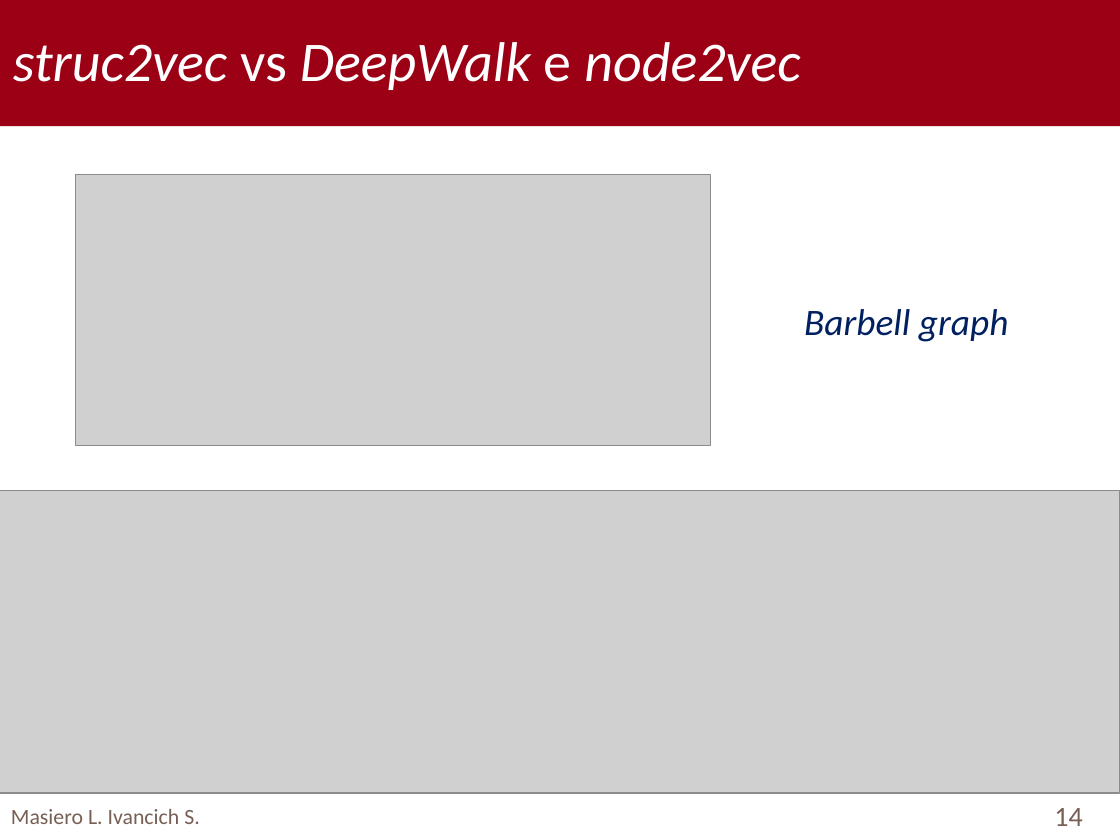
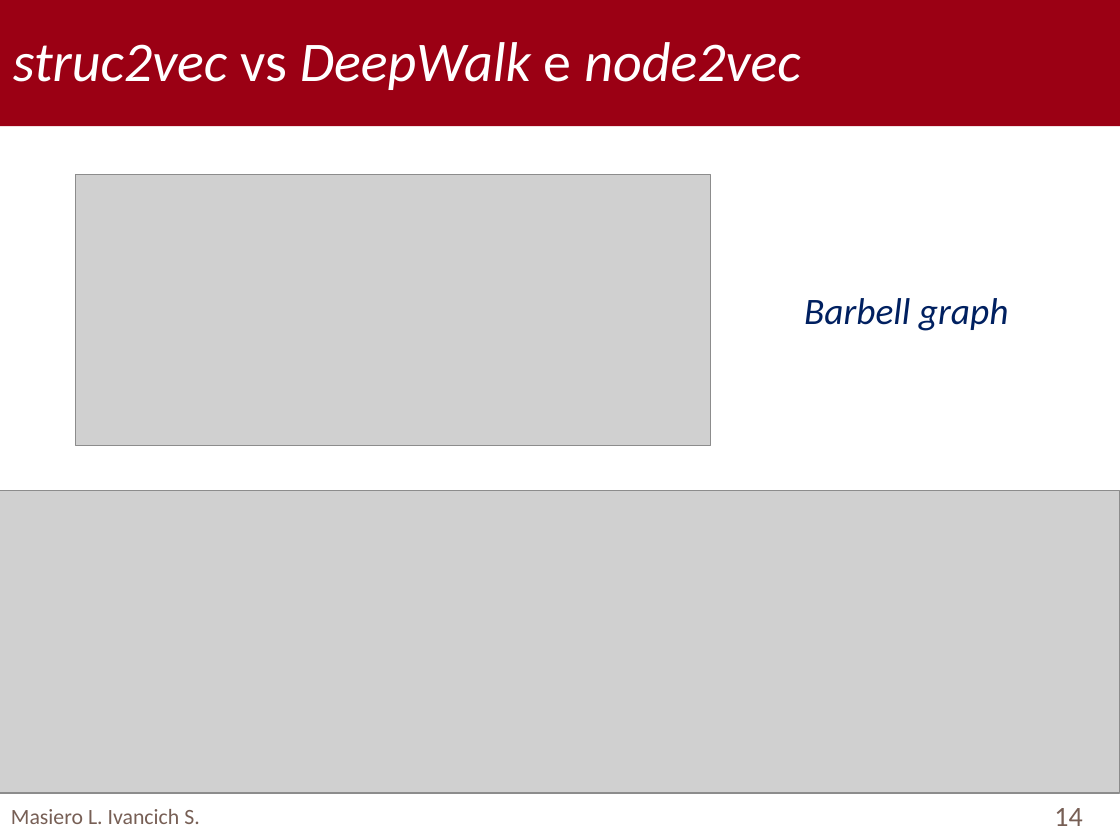
Before and after one commit to TyllanDrake/NetworkAlignment, a slide deck: slide 14 of Presentation/Presentation.pptx. Drawn at 1120x840 pixels with LibreOffice and Linux fonts; fonts in the diff are those of the drawing; grey boxes stand for pictures; background and template pictures are left out. Boxes give left, top, right and bottom in pixels: in the first picture for what was removed or moved away, otherwise in the second. Text is boxed around its words. In the diff, an @@ line names an element or a change of style, - is before the commit and + after.

```diff
--- a/Presentation/Presentation.pptx
+++ b/Presentation/Presentation.pptx
@@ text "Barbell graph": place and size @@
-text "Barbell graph" at [804, 309, 1009, 342]
+text "Barbell graph" at [804, 298, 1009, 331]
```
Also in this commit, not shown: 15 other slides changed, 2 other files.
